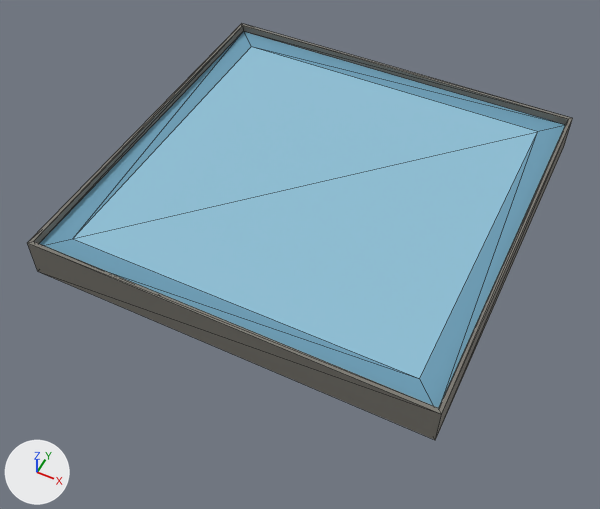
Two versions of the glTF model game/godot/kit/glb/sakura_floor_water.glb, one commit apart.
One viewpoint serves both versions: a 50 mm camera at (0.632, -1.373, 1.399) aimed at (-0.013, -0.084, -0.212). The lights are fixed; the arrows at lower left show +X, +Y and +Z. The picture after the commit comes second. Mesh edges are drawn as thin lines. Vertices at exactly the same position are counted once.

Names of what the first picture shows: 'sakura_floor_water'.
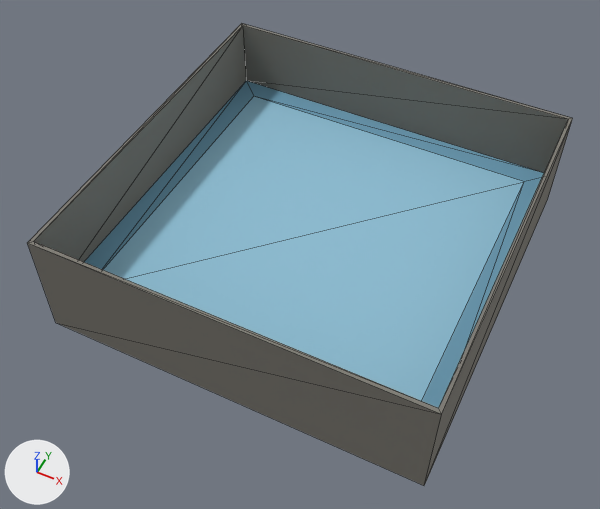
Changed parts and their boxes (x1, y1, x2, y2) in the pictures (600 x 509 px; the box of a moved part takes in the faces that stretch with it):
'sakura_floor_water', reshaped (11% taller): before (27, 23, 573, 440); after (27, 23, 573, 486)
part 1 of me_sakura_floor_water, moved or reshaped: before (34, 26, 569, 440); after (34, 26, 569, 486)

The change in detail:
me_sakura_floor_water is used by ob_sakura_floor_water; location (0.0, 0.0, 0.0).
me_sakura_floor_water had 20 vertices, 36 faces and spanned x -0.5..0.5, y -0.5..0.5, z -0.1..0.0.
me_sakura_floor_water now has 20 vertices, 36 faces and spans x -0.5..0.5, y -0.5..0.5, z -0.3..0.0.
me_sakura_floor_water part 1: all 12 vertices in x -0.5..0.5, y -0.5..0.5, z -0.1..-0.02 are scaled about their middle by (1, 1, 1.25), then moved by (0.0, 0.0, -0.19).
